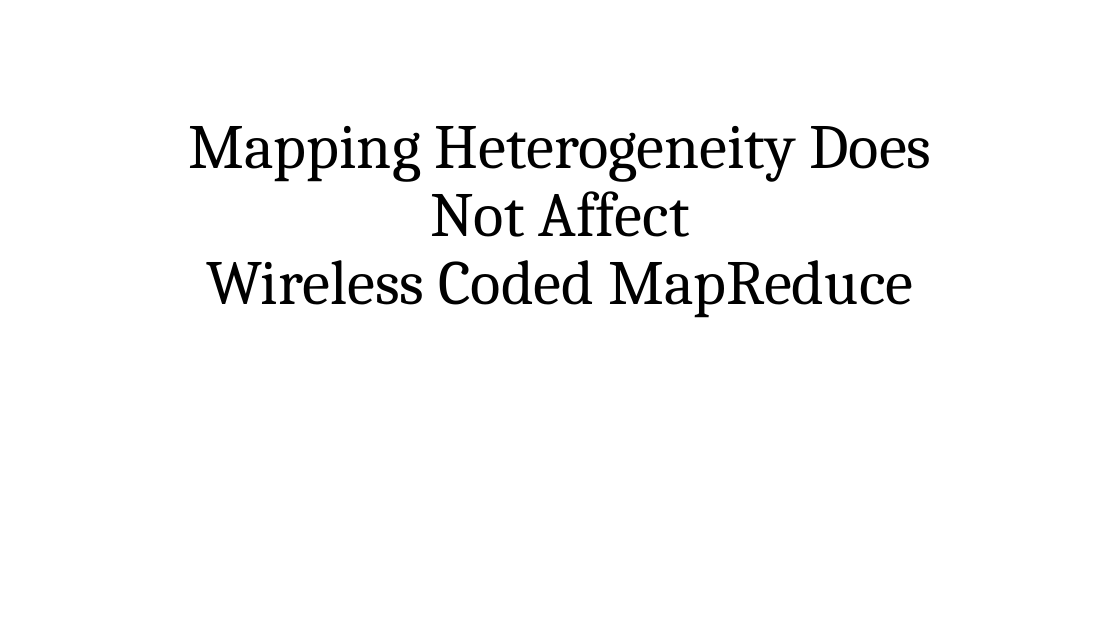
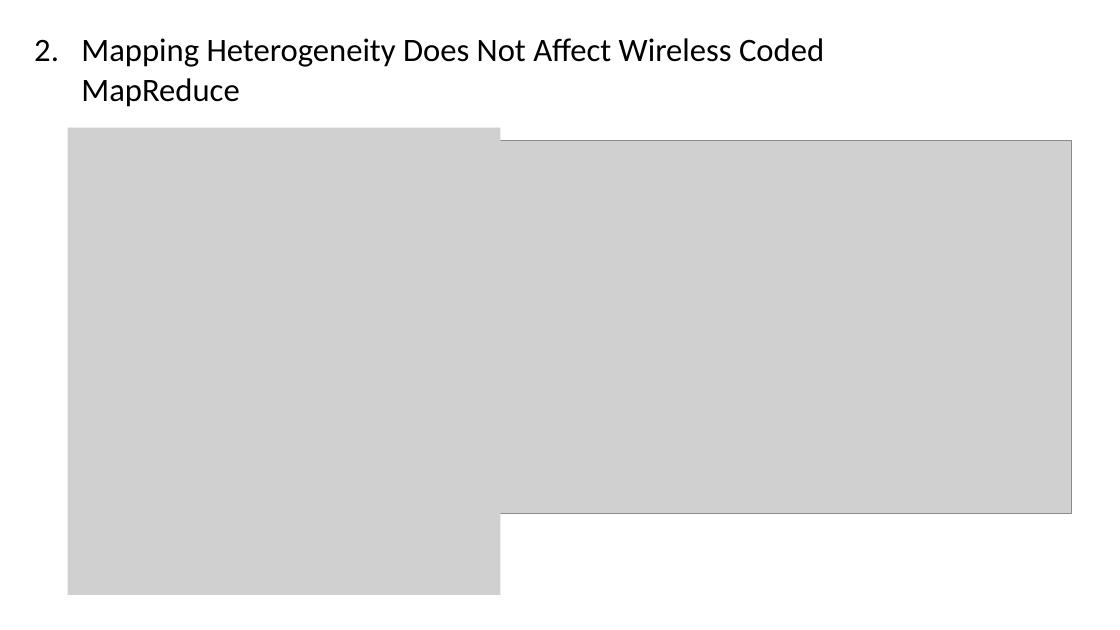
Before and after one commit to zhaojiayi/learning, a slide deck: slide 12 of EE/ppt/work.pptx (slide 4 before the commit). Drawn at 1120x630 pixels with LibreOffice and Linux fonts; fonts in the diff are those of the drawing; grey boxes stand for pictures. Boxes give left, top, right and bottom in pixels: in the first picture for what was removed or moved away, otherwise in the second. Text is boxed around its words. In the diff, an @@ line names an element or a change of style, - is before the commit and + after.

```diff
--- a/EE/ppt/work.pptx
+++ b/EE/ppt/work.pptx
@@ text "Mapping Heterogeneity Does Not Affect ...": place and size @@
-text "Mapping Heterogeneity Does Not Affect ..." at bbox=[188, 126, 931, 318]
+text "Mapping Heterogeneity Does Not Affect ..." at bbox=[81, 38, 824, 107]
@@ text "Mapping Heterogeneity Does Not Affect ..." at bbox=[81, 38, 824, 107]: size 54 to 28 pt, font Cambria to Calibri; alignment centre to left; bullet none to 1.; line spacing 0.9 to 1; vertical alignment bottom to top @@
@@ picture added at bbox=[67, 128, 500, 595] @@
@@ picture added at bbox=[481, 141, 1071, 513] @@
```
Also in this commit, not shown: 12 slides added, 19 slides removed, 2 other files.
